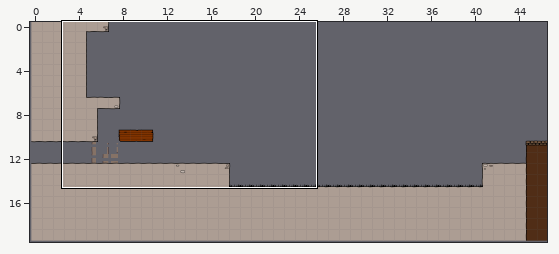
An edit to a level. Tiled map, raw/levelconverter/maps/l09.tmx. Above: a wide view before the commit, with the close-up outlined.
Close-up. Before the commit:
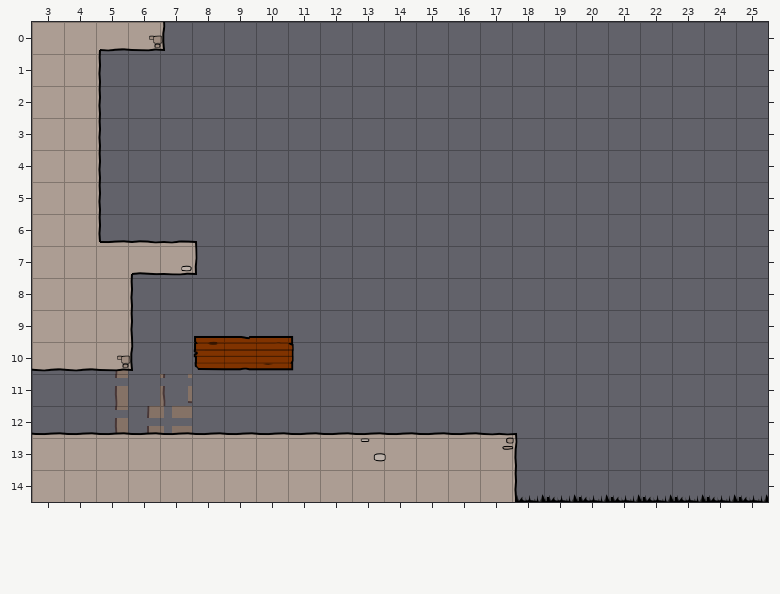
Cells are 40x40 px. Shown: x 3..25, y 0..14. Not drawn, because the pictures are missing: unchanged layer "objects".
After the commit:
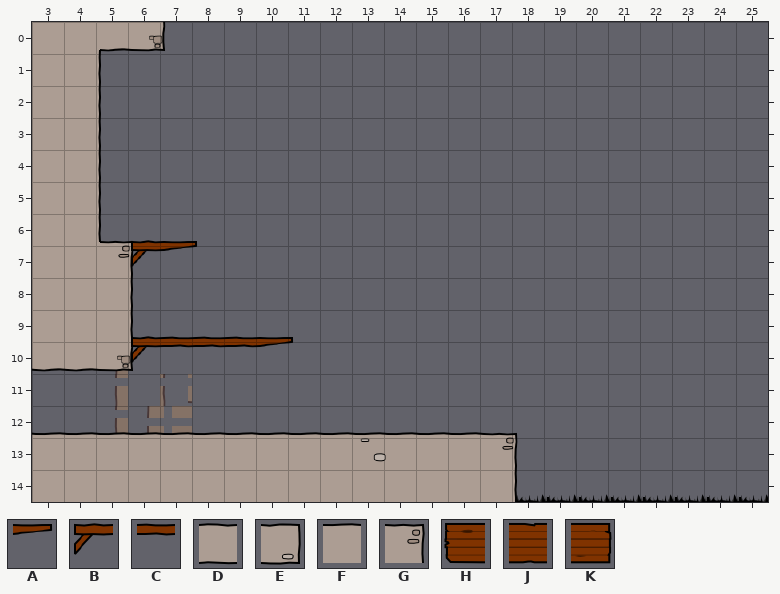
Key: from "world1": A 7, B 12, C 13, D 25, E 26, F 33, G 34, H 88, J 89, K 90.
_ is an empty cell.
The edit:
Layer "walls":
y 7: x 5..7 FDE -> GBA
y 10: x 6..10 __HJK -> BCCCA
